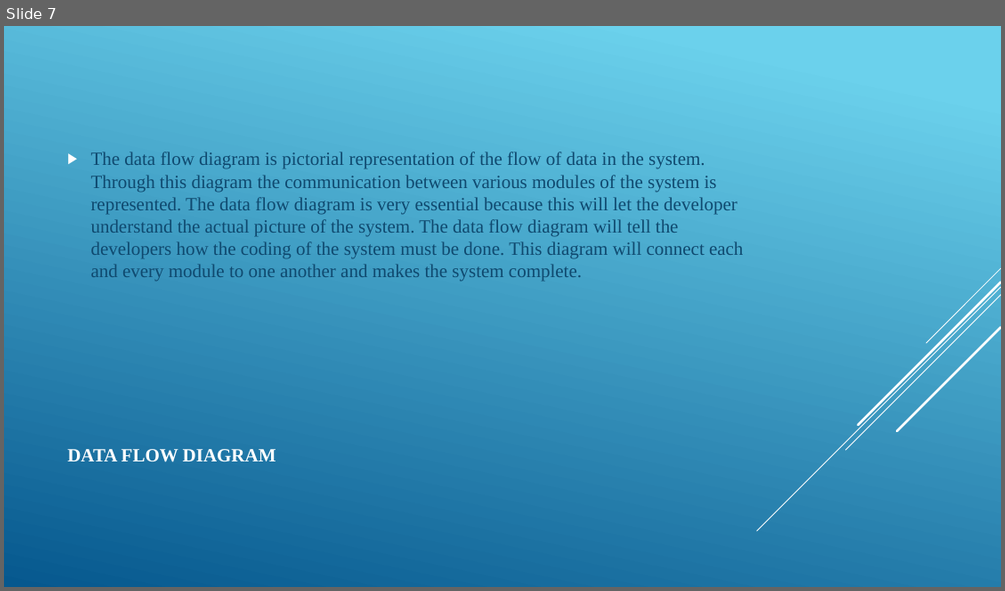
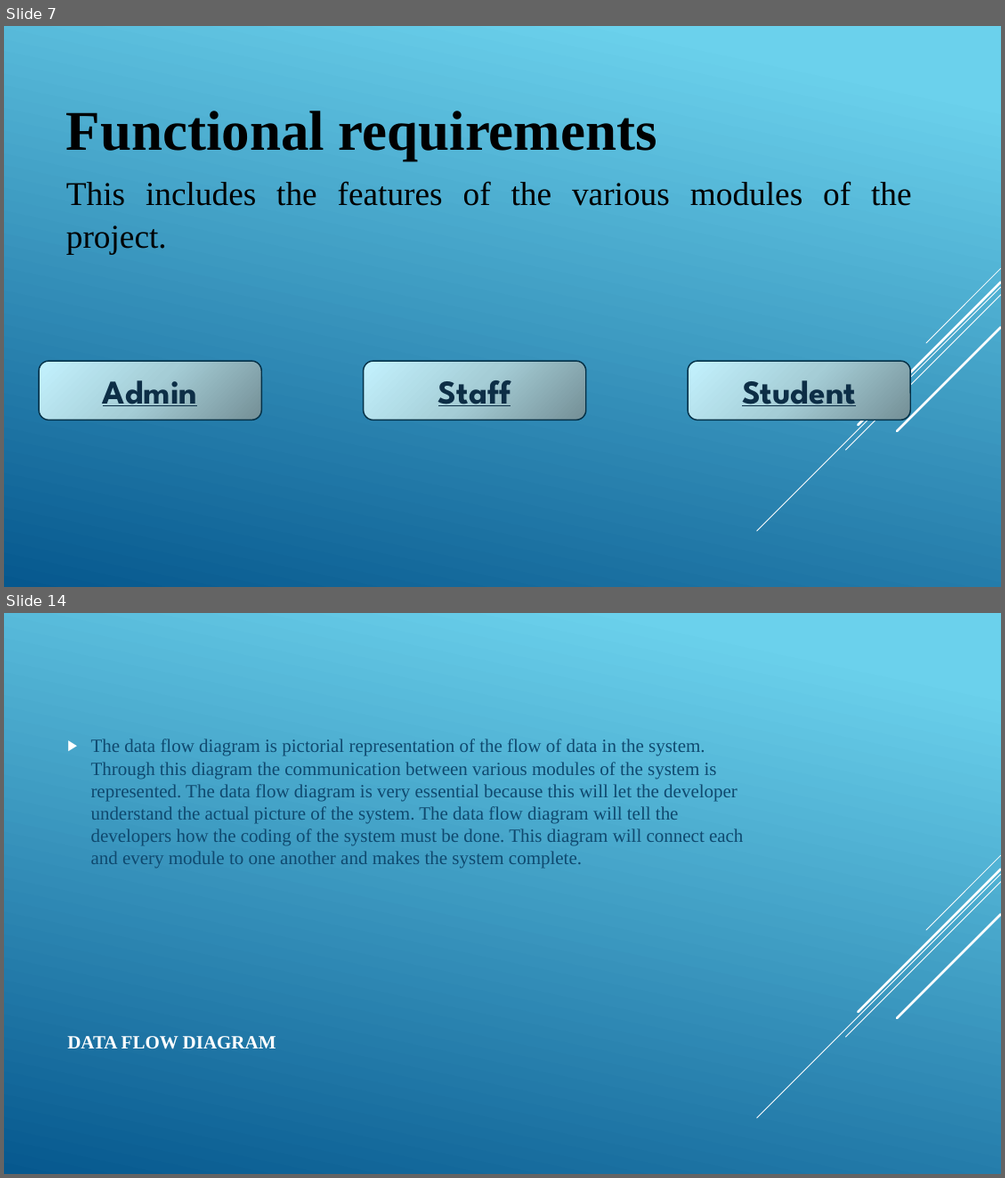
Before and after one commit to SanjayJoshi116/Extra-Curricular-Activity-Management, a slide deck: Project Docs/Presentation.pptx. Shown one above the other, each under a label of ours: slide 7 before the commit, slides 7 and 14 after it; the slides between them are not shown. The pictures are 1005x591 and 1005x1178 pixels, drawn with LibreOffice and Linux fonts; fonts in the diff are those of the drawing. Boxes give left, top, right and bottom in pixels: in the first picture for what was removed or moved away, otherwise in the second. Text is boxed around its words. In the diff, an @@ line names an element or a change of style, - is before the commit and + after.

```diff
--- a/Project Docs/Presentation.pptx
+++ b/Project Docs/Presentation.pptx
@@ slide 7 added at <box>4,26,1001,587</box>, background gradient #6ED2EB to #06588E; not listed: 5 template elements that a slide beside it also shows @@
@@ text added at <box>66,111,912,255</box>, 32 pt, text #000000 @@
+Functional requirements
+This includes the features of the various modules of the project.
@@ rounded rectangle added at <box>39,361,262,420</box>, fill gradient #749097 to #A6CDD6 to #C4F3FE, outline #043148 1.25 pt, 32 pt, text #0D2E46, bold, underline @@
+Admin
@@ rounded rectangle added at <box>364,361,587,420</box>, fill gradient #749097 to #A6CDD6 to #C4F3FE, outline #043148 1.25 pt, 32 pt, text #0D2E46, bold, underline @@
+Staff
@@ rounded rectangle added at <box>688,361,910,420</box>, fill gradient #749097 to #A6CDD6 to #C4F3FE, outline #043148 1.25 pt, 32 pt, text #0D2E46, bold, underline @@
+Student
@@ what was slide 7 is now slide 14 @@
```
Also in this commit, not shown: 7 slides changed, 6 other slides added.
